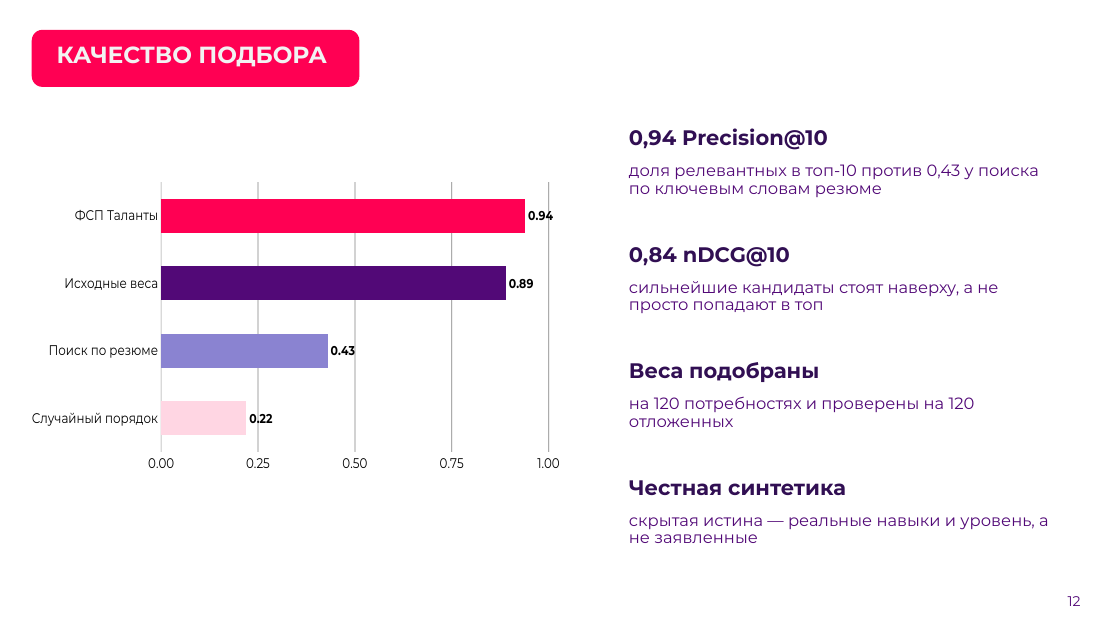
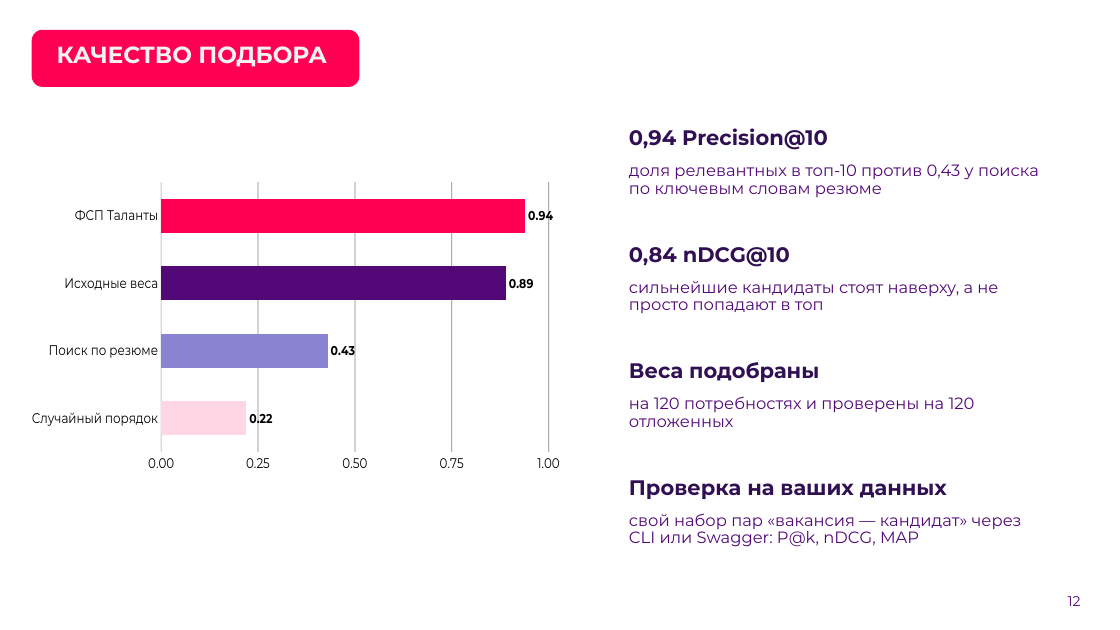
Before and after one commit to K1NGSM4N3/fsp-hack, a slide deck: slide 12 of docs/presentation.pptx. Drawn at 1120x630 pixels with LibreOffice and Linux fonts; fonts in the diff are those of the drawing; background and template pictures are left out. Boxes give left, top, right and bottom in pixels: in the first picture for what was removed or moved away, otherwise in the second. Text is boxed around its words. In the diff, an @@ line names an element or a change of style, - is before the commit and + after.

```diff
--- a/docs/presentation.pptx
+++ b/docs/presentation.pptx
@@ text at [629, 480, 947, 499]: text changed @@
-Честная синтетика
+Проверка на ваших данных
@@ text at [629, 513, 1022, 547]: text changed @@
-скрытая истина — реальные навыки и уровень, а не заявленные
+свой набор пар «вакансия — кандидат» через CLI или Swagger: P@k, nDCG, MAP
```
Also in this commit, not shown: 3 other slides changed, 1 slide added, 1 other file.
